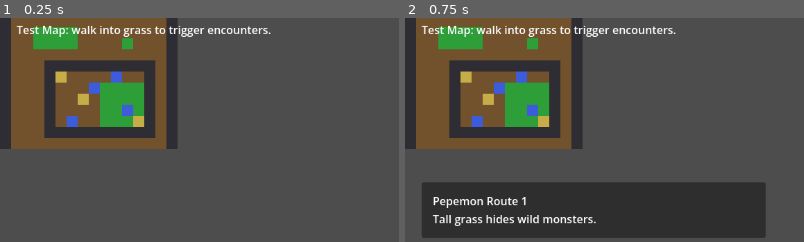
Above: before the commit, frames 1-2 (left to right).
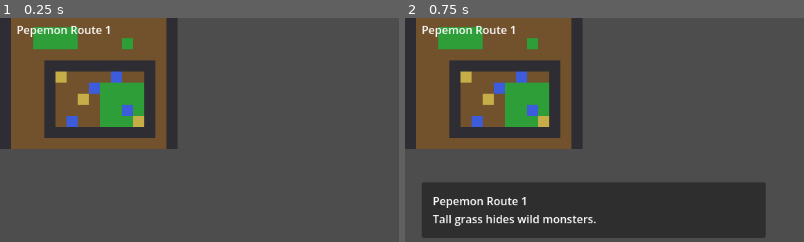
Above: after the commit, the same moments.

Repository: CHEESEMARSHALL/pepemon
Game: Godot game, scene res://scenes/game/GameRoot.tscn
Two runs of this game, one before a commit and one after it. Both use one fixed random seed, a clock stepped at 60 frames per second and the inputs below.
Inputs (mouse positions are % of the whole screen's width and height, from its top left):
- Up to frame 1 (0.25 s): no input
- Up to frame 2 (0.75 s): tap Enter (ui_accept) at 0.5 s; move the mouse to (72, 45) at 0.52 s; hold Right (ui_right) from 0.53 s (still down); click (72, 45) at 0.67 s
The pictures show only the part of the screen within x 0-50%, y 3-53%; the shares and areas given below are measured in that part.

The runs differ from the first frame. In frame 1, 1.3% of the frame differs, in the area x 4-68%, y 3-9%; in frame 2, 1.3%.

Commit message:
Move overworld interactables into route data

Diff:
--- a/data/overworld/Route1.tres
+++ b/data/overworld/Route1.tres
@@ -1,6 +1,7 @@
-[gd_resource type="Resource" script_class="OverworldMapData" load_steps=2 format=3]
+[gd_resource type="Resource" script_class="OverworldMapData" load_steps=3 format=3]
 
 [ext_resource type="Script" path="res://scripts/data/OverworldMapData.gd" id="1_map_data"]
+[ext_resource type="Resource" path="res://data/monsters/WaterMonster.tres" id="2_water_monster"]
 
 [resource]
 script = ExtResource("1_map_data")
@@ -8,3 +9,4 @@
 player_start_cell = Vector2i(8, 8)
 rows = Array[String](["################", "#..............#", "#..GGGG........#", "#..GGGG....G...#", "#..............#", "#...##########.#", "#...#S.......#.#", "#...#....GGGG#.#", "#...#..S.GGGG#.#", "#...#....GGGG#.#", "#...#....GGGS#.#", "#...##########.#", "#..............#"])
 sign_messages = Array[Dictionary]([{ "cell": Vector2i(7, 8), "message": "Pepemon Route 1\nTall grass hides wild monster …(193 unchanged characters)…
+interactables = Array[Dictionary]([{ "name": "ScoutMira", "cell": Vector2i(8, 7), "dialogue": "Scout Mira: Monsters get faster as they level up.", "action": 0, "blocks_movement": true }, { "name": "KeeperSol", "cell": Vector2i(6, 10), "dialogue": "Keeper Sol: Every route has its own encounter table.", "action": 0, "blocks_movement": true }, { "name": "TrainerRook", "cell": Vector2i(10, 6), "dialogue": "Rook: Let's test your team.", "action": 1, "battle_monster": ExtResource("2_water_monster"), "battle_level": 4, "blocks_movement": true }, { "name": "TrainerVale", "cell": Vector2i(11, 9), "dialogue": "Vale: My water partner is ready.", "action": 1, "battle_monster": ExtResource("2_water_monster"), "battle_level": 5, "blocks_movement": true }])
--- a/scenes/overworld/Overworld.gd
+++ b/scenes/overworld/Overworld.gd
@@ -3,6 +3,7 @@
 signal battle_triggered(enemy_monster: Resource, enemy_level: int)
 
 @export var map_data: Resource
+@export var interactable_scene: PackedScene
 
 const CELL_SIZE := Vector2i(16, 16)
 const SOURCE_ID := 0
@@ -31,6 +32,7 @@
 
 func _ready() -> void:
 	_setup_map()
+	_spawn_interactables_from_map_data()
 	_setup_interactables()
 	_player.interaction_requested.connect(_on_player_interaction_requested)
 	_dialogue_panel.visible = false
@@ -140,6 +142,28 @@
 			_ground_tile_map.set_cell(0, child.grid_cell, SOURCE_ID, NPC_TILE)
 
 
+func _spawn_interactables_from_map_data() -> void:
+	if _interactables == null or map_data == null or interactable_scene == null:
+		return
+
+	for child in _interactables.get_children():
+		child.queue_free()
+
+	for entry in map_data.get_interactable_entries():
+		if not entry is Dictionary:
+			continue
+
+		var interactable := interactable_scene.instantiate()
+		interactable.name = str(entry.get("name", "Interactable"))
+		interactable.grid_cell = entry.get("cell", Vector2i.ZERO)
+		interactable.dialogue_text = str(entry.get("dialogue", ""))
+		interactable.blocks_movement = bool(entry.get("blocks_movement", true))
+		interactable.interaction_action = int(entry.get("action", 0))
+		interactable.battle_monster_data = entry.get("battle_monster", null)
+		interactable.battle_monster_level = int(entry.get("battle_level", 5))
+		_interactables.add_child(interactable)
+
+
 func _on_player_interaction_requested(cell: Vector2i) -> void:
 	if _interactables_by_cell.has(cell):
 		var interactable = _interactables_by_cell[cell]
--- a/scenes/overworld/Overworld.tscn
+++ b/scenes/overworld/Overworld.tscn
@@ -1,15 +1,15 @@
-[gd_scene load_steps=7 format=3]
+[gd_scene load_steps=6 format=3]
 
 [ext_resource type="Script" path="res://scripts/player/PlayerController.gd" id="1_player_controller"]
 [ext_resource type="Script" path="res://scenes/overworld/Overworld.gd" id="2_overworld"]
 [ext_resource type="Resource" path="res://data/encounters/StarterGrass.tres" id="3_encounter_table"]
 [ext_resource type="PackedScene" path="res://scenes/overworld/NpcInteractable.tscn" id="4_npc_interactable"]
-[ext_resource type="Resource" path="res://data/monsters/WaterMonster.tres" id="5_trainer_monster"]
 [ext_resource type="Resource" path="res://data/overworld/Route1.tres" id="6_route_1"]
 
 [node name="Overworld" type="Node2D"]
 script = ExtResource("2_overworld")
 map_data = ExtResource("6_route_1")
+interactable_scene = ExtResource("4_npc_interactable")
 
 [node name="GroundTileMap" type="TileMap" parent="."]
 unique_name_in_owner = true
@@ -26,36 +26,10 @@
 offset_top = 24.0
 offset_right = 584.0
 offset_bottom = 72.0
-text = "Test Map: walk into grass to trigger encounters."
+text = "Pepemon Route 1"
 
 [node name="Interactables" type="Node2D" parent="."]
 unique_name_in_owner = true
-
-[node name="ScoutMira" parent="Interactables" instance=ExtResource("4_npc_interactable")]
-unique_name_in_owner = true
-grid_cell = Vector2i(8, 7)
-dialogue_text = "Scout Mira: Monsters get faster as they level up."
-
-[node name="KeeperSol" parent="Interactables" instance=ExtResource("4_npc_interactable")]
-unique_name_in_owner = true
-grid_cell = Vector2i(6, 10)
-dialogue_text = "Keeper Sol: Every route has its own encounter table."
-
-[node name="TrainerRook" parent="Interactables" instance=ExtResource("4_npc_interactable")]
-unique_name_in_owner = true
-grid_cell = Vector2i(10, 6)
-dialogue_text = "Rook: Let's test your team."
-interaction_action = 1
-battle_monster_data = ExtResource("5_trainer_monster")
-battle_monster_level = 4
-
-[node name="TrainerVale" parent="Interactables" instance=ExtResource("4_npc_interactable")]
-unique_name_in_owner = true
-grid_cell = Vector2i(11, 9)
-dialogue_text = "Vale: My water partner is ready."
-interaction_action = 1
-battle_monster_data = ExtResource("5_trainer_monster")
-battle_monster_level = 5
 
 [node name="DialogueLayer" type="CanvasLayer" parent="."]
 
--- a/scripts/data/OverworldMapData.gd
+++ b/scripts/data/OverworldMapData.gd
@@ -5,6 +5,7 @@
 @export var player_start_cell := Vector2i(8, 8)
 @export var rows: Array[String] = []
 @export var sign_messages: Array[Dictionary] = []
+@export var interactables: Array[Dictionary] = []
 
 
 func get_tile_code(cell: Vector2i) -> String:
@@ -41,3 +42,7 @@
 			return str(sign_entry.get("message", ""))
 
 	return ""
+
+
+func get_interactable_entries() -> Array[Dictionary]:
+	return interactables
--- a/scripts/tests/ValidateOverworldContent.gd
+++ b/scripts/tests/ValidateOverworldContent.gd
@@ -46,6 +46,23 @@
 
 	if route_data.get_sign_message(Vector2i(5, 6)).is_empty() or route_data.get_sign_message(Vector2i(12, 10)).is_empty():
 		push_error("Route1.tres should include multiple authored signs.")
+		quit(1)
+
+	var interactable_entries: Array[Dictionary] = route_data.get_interactable_entries()
+
+	if interactable_entries.size() < 4:
+		push_error("Route1.tres should include multiple authored interactables.")
+		quit(1)
+		return
+
+	var trainer_count := 0
+
+	for entry in interactable_entries:
+		if int(entry.get("action", 0)) == 1:
+			trainer_count += 1
+
+	if trainer_count < 2:
+		push_error("Route1.tres should include multiple authored trainer battles.")
 		quit(1)
 
 
